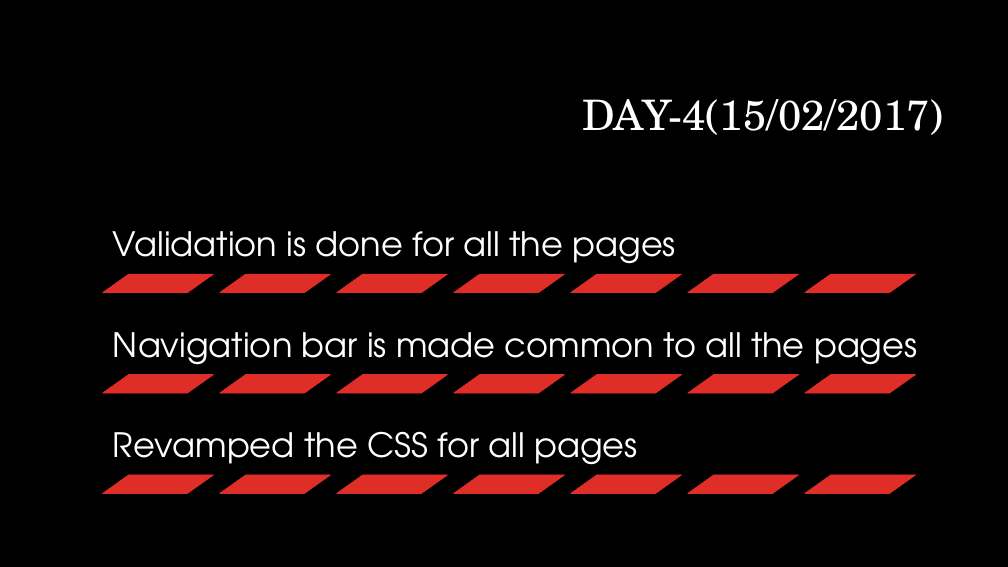
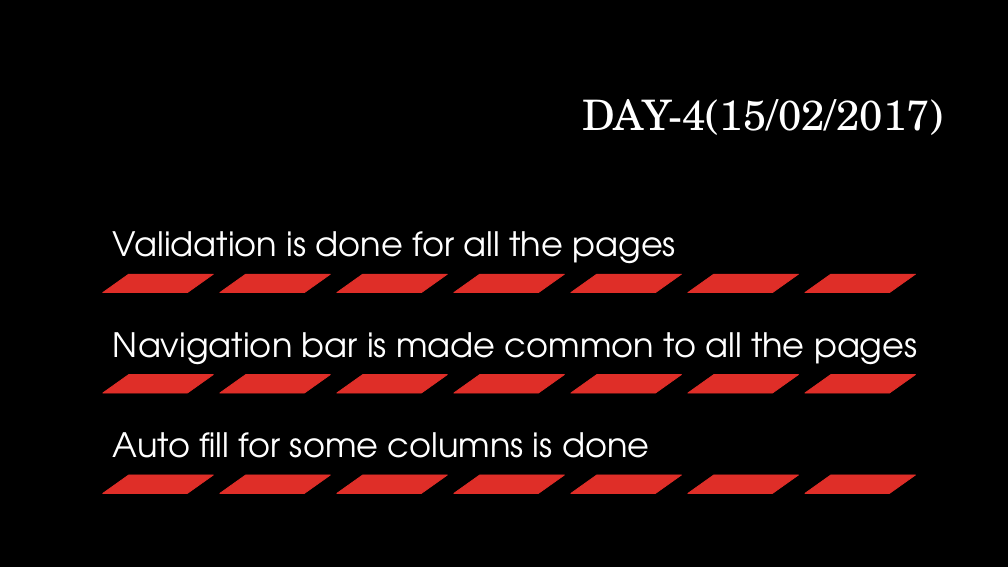
Before and after one commit to priyasatbhaya/IT_WEBD, a slide deck: slide 14 of Internet and web technology new ppt.pptx. Drawn at 1008x567 pixels with LibreOffice and Linux fonts; fonts in the diff are those of the drawing; background and template pictures are left out. Boxes give left, top, right and bottom in pixels: in the first picture for what was removed or moved away, otherwise in the second. Text is boxed around its words. In the diff, an @@ line names an element or a change of style, - is before the commit and + after.

```diff
--- a/Internet and web technology new ppt.pptx
+++ b/Internet and web technology new ppt.pptx
@@ text at (113, 432, 649, 458): text changed @@
-Revamped the CSS for all pages
+Auto fill for some columns is done
```
Also in this commit, not shown: 11 other slides changed, 8 other files.
